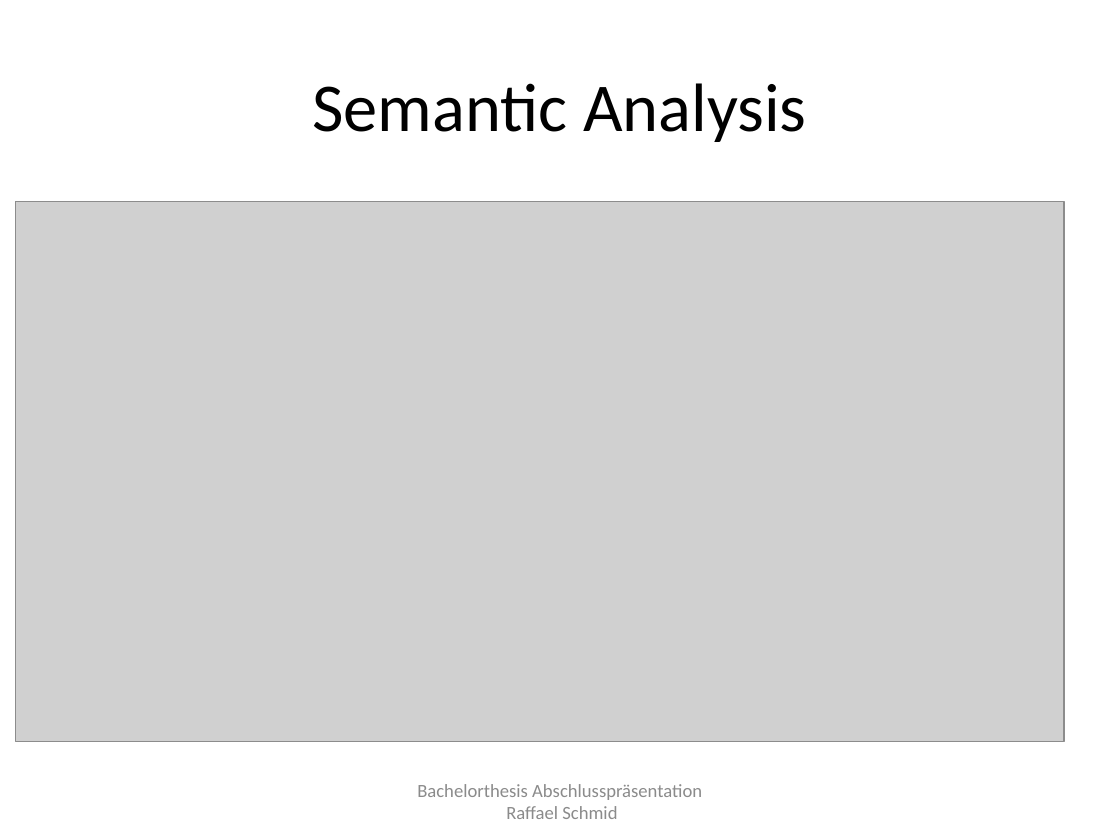
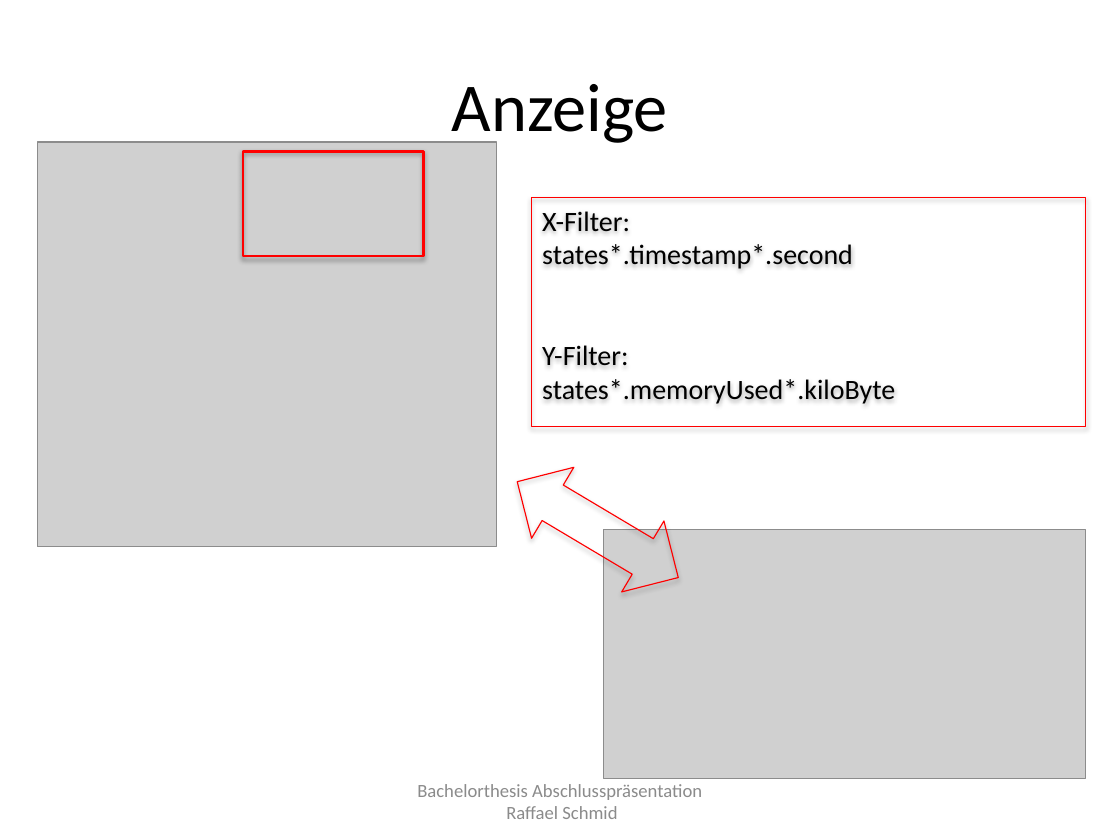
Before and after one commit to raffaelschmid/bachelorthesis, a slide deck: slide 12 of Dokumentation/Abschlusspraesentation/rschmid_bachelorthesis_abschlusspraesentation.pptx. Drawn at 1120x840 pixels with LibreOffice and Linux fonts; fonts in the diff are those of the drawing; grey boxes stand for pictures. Boxes give left, top, right and bottom in pixels: in the first picture for what was removed or moved away, otherwise in the second. Text is boxed around its words. In the diff, an @@ line names an element or a change of style, - is before the commit and + after.

```diff
--- a/Dokumentation/Abschlusspraesentation/rschmid_bachelorthesis_abschlusspraesentation.pptx
+++ b/Dokumentation/Abschlusspraesentation/rschmid_bachelorthesis_abschlusspraesentation.pptx
@@ title at bbox=[452, 84, 668, 147]: text changed @@
-Semantic Analysis
+Anzeige
@@ picture added at bbox=[37, 142, 496, 547] @@
@@ rectangle added at bbox=[243, 151, 423, 256], outline #FF0000 1.75 pt @@
@@ rectangle added at bbox=[531, 197, 1085, 426], outline #FF0000 0.75 pt, 18 pt, text #000000 @@
+X-Filter:
+states*.timestamp*.second
+Y-Filter:
+states*.memoryUsed*.kiloByte
@@ left right arrow added at bbox=[496, 446, 699, 613], outline #FF0000 0.75 pt @@
@@ picture: place and size @@
-picture at bbox=[16, 202, 1064, 743]
+picture at bbox=[604, 530, 1086, 778]
```
Also in this commit, not shown: 4 other slides changed, 1 slide added, 1 slide removed.
